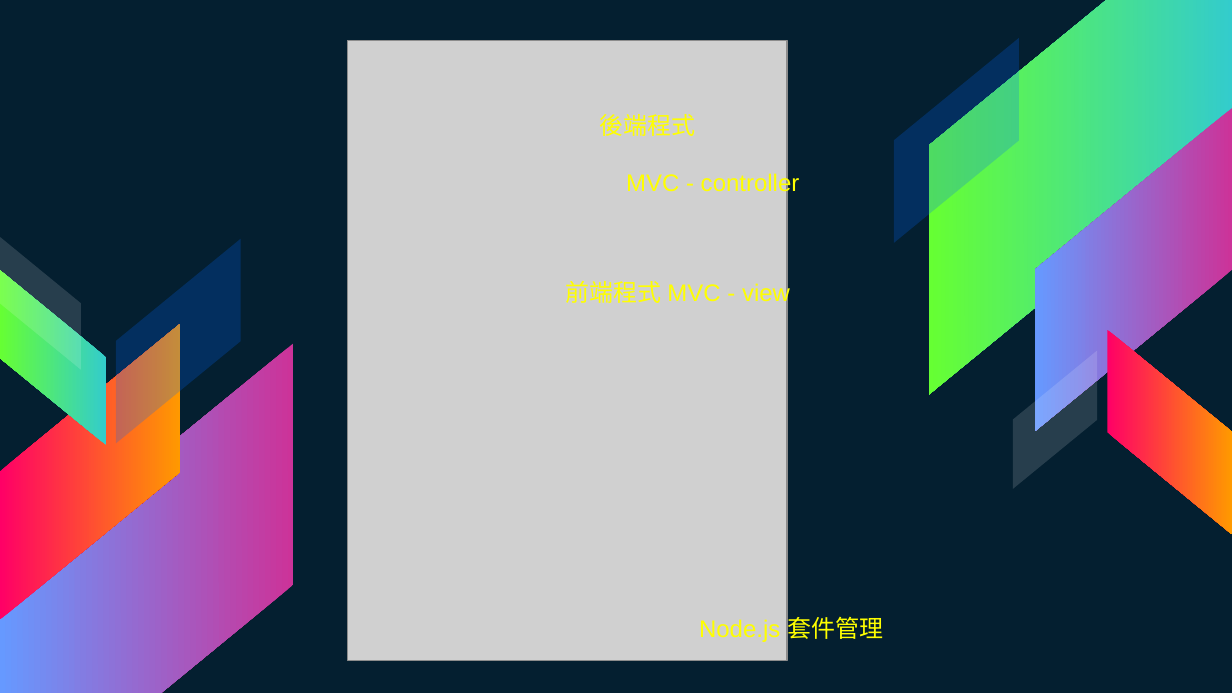
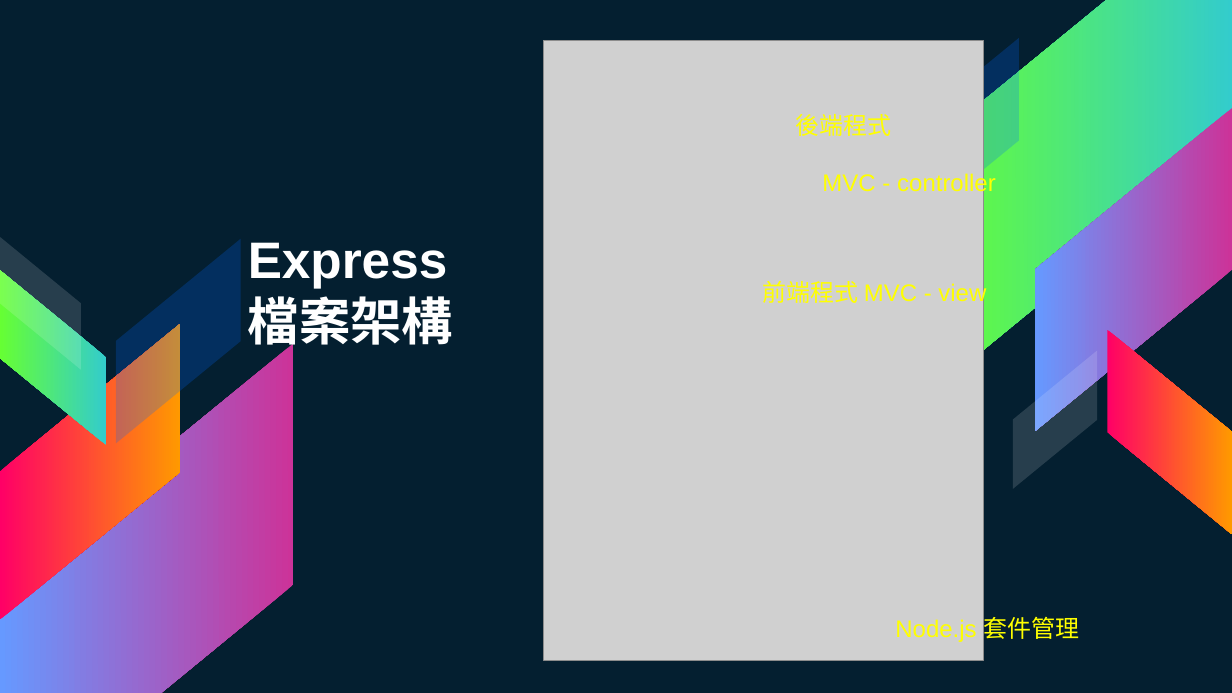
Before and after one commit to mmmaaaxxx77/NodeJS_YuanZe_Workshop, a slide deck: slide 13 of Documents/day2.pptx (slide 31 before the commit). Drawn at 1232x693 pixels with LibreOffice and Linux fonts; fonts in the diff are those of the drawing; grey boxes stand for pictures. Boxes give left, top, right and bottom in pixels: in the first picture for what was removed or moved away, otherwise in the second. Text is boxed around its words. In the diff, an @@ line names an element or a change of style, - is before the commit and + after.

```diff
--- a/Documents/day2.pptx
+++ b/Documents/day2.pptx
@@ 4 texts, 1 picture: place and size @@
-4 texts, 1 picture at [347,41,883,660]
+4 texts, 1 picture at [543,41,1080,660]
@@ text added at [248,242,453,353], 30 pt, text #FFFFFF, bold @@
+Express
+檔案架構
```
Also in this commit, not shown: 10 other slides changed, 12 slides added, 16 slides removed, 31 other files.
